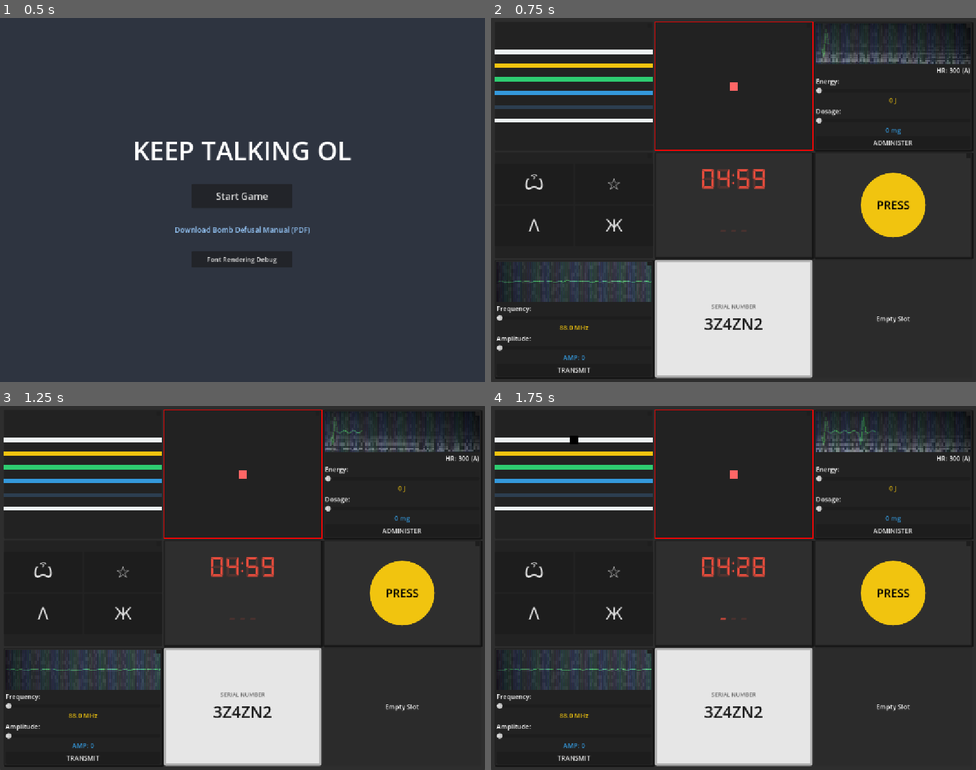
Above: before the commit, frames 1-4 (two rows, left to right).
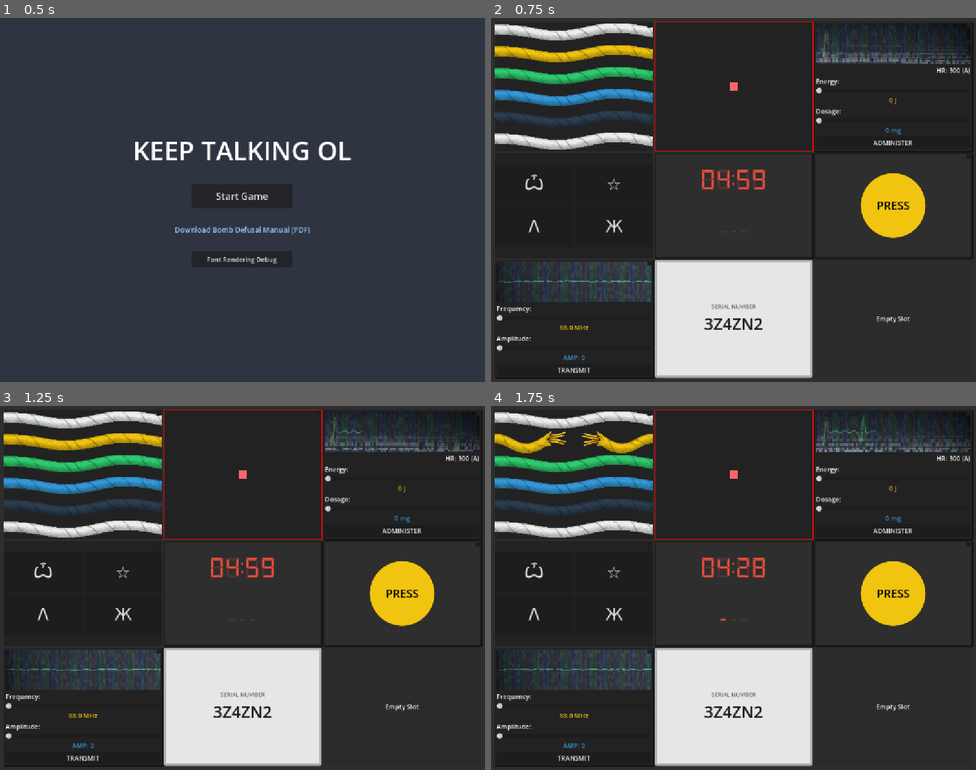
Above: after the commit, the same moments.

Repository: yutianzhe30/KeepTalkingOL
Game: Godot game, scene res://Scenes/UI/MainMenu.tscn
The game is run twice, just before and just after one commit, with the same random seed, the same clock (stepped at 60 frames per second) and the same inputs.
Inputs (mouse positions are in pixels of both pictures, inside the frame that each line leads up to):
- Up to frame 1 (0.5 s): no input
- Up to frame 2 (0.75 s): click "Start Game" at 0.5 s
- Up to frame 3 (1.25 s): no input
- Up to frame 4 (1.75 s): click (573, 438) at 1.27 s

Frame 1 is identical in both runs. In frame 2, 6.9% of the frame differs, in the area x 0-100%, y 1-61%; in frame 3, 6.9%; in frame 4, 6.9%.

Commit message:
update asset & wire

Diff:
--- a/Scenes/Modules/Wire.tscn
+++ b/Scenes/Modules/Wire.tscn
@@ -1,9 +1,9 @@
-[gd_scene format=3 uid="uid://c8j8k2l1m3n4"]
+[gd_scene load_steps=2 format=3 uid="uid://c8j8k2l1m3n4"]
 
 [ext_resource type="Script" path="res://Scripts/Modules/Wire.gd" id="1_wire_script"]
 
 [node name="Wire" type="Control"]
-custom_minimum_size = Vector2(0, 30)
+custom_minimum_size = Vector2(0, 50)
 layout_mode = 3
 anchors_preset = 14
 anchor_top = 0.5
@@ -14,32 +14,18 @@
 size_flags_horizontal = 3
 script = ExtResource("1_wire_script")
 
-[node name="ColorRect" type="ColorRect" parent="."]
+[node name="WireVisual" type="TextureRect" parent="."]
 layout_mode = 1
 anchors_preset = 14
 anchor_top = 0.5
 anchor_right = 1.0
 anchor_bottom = 0.5
-offset_top = -5.0
-offset_bottom = 5.0
+offset_top = -25.0
+offset_bottom = 25.0
 grow_horizontal = 2
 grow_vertical = 2
-
-[node name="CutOverlay" type="ColorRect" parent="."]
-visible = false
-layout_mode = 1
-anchors_preset = 8
-anchor_left = 0.5
-anchor_top = 0.5
-anchor_right = 0.5
-anchor_bottom = 0.5
-offset_left = -10.0
-offset_top = -10.0
-offset_right = 10.0
-offset_bottom = 10.0
-grow_horizontal = 2
-grow_vertical = 2
-color = Color(0, 0, 0, 1)
+expand_mode = 1
+stretch_mode = 5
 
 [node name="Button" type="Button" parent="."]
 layout_mode = 1
--- a/Scripts/Modules/Wire.gd
+++ b/Scripts/Modules/Wire.gd
@@ -2,17 +2,32 @@
 
 signal wire_cut(wire_instance)
 
-@onready var wire_visual = $ColorRect
-@onready var cut_overlay = $CutOverlay
+@onready var wire_visual = $WireVisual
 @onready var button = $Button
 
 var is_cut: bool = false
+var is_interactable: bool = true
 var wire_color: Color = Color.RED
+
+var tex_wire = preload("res://Assets/Pic/Wire.png")
+var tex_wire_cut = preload("res://Assets/Pic/Wire_Cut.png")
+var shader = preload("res://Shaders/WireColor.gdshader")
+
+func set_interactable(enabled: bool):
+	is_interactable = enabled
+	button.disabled = !enabled
 
 func setup(color: Color):
 	wire_color = color
-	wire_visual.color = color
-	cut_overlay.visible = false
+
+	wire_visual.texture = tex_wire
+
+	var mat = ShaderMaterial.new()
+	mat.shader = shader
+	mat.set_shader_parameter("paint_color", color)
+	mat.set_shader_parameter("grayscale_threshold", 0.15)
+
+	wire_visual.material = mat
 
 func _on_button_pressed():
 	if not is_cut:
@@ -20,7 +35,12 @@
 
 func cut_wire():
 	is_cut = true
-	cut_overlay.visible = true
-	# Visual feedback for cut (e.g., make it transparent or show the break)
-	# For now, we put a black box in the middle (CutOverlay)
+
+	# The cut image is slightly taller (169px) than the uncut image (147px), although both have the same width (1181px).
+	# To ensure the wire doesn't appear to shrink horizontally, we slightly expand the TextureRect height.
+	var scale_factor = 169.0 / 147.0
+	wire_visual.offset_top = -25.0 * scale_factor
+	wire_visual.offset_bottom = 25.0 * scale_factor
+
+	wire_visual.texture = tex_wire_cut
 	emit_signal("wire_cut", self)
--- a/Scripts/Modules/WireModule.gd
+++ b/Scripts/Modules/WireModule.gd
@@ -142,7 +142,7 @@
 	return "Wire Module: Puz=%s -> Cut wire index %d (1-indexed: %d)" % [str(wire_colors), solution_index, solution_index + 1]
 
 func _on_wire_cut(wire_instance):
-	if state == ModuleState.SOLVED or state == ModuleState.FAILED:
+	if state == ModuleState.SOLVED:
 		return
 
 	var index = wires.find(wire_instance)
@@ -153,6 +153,11 @@
 	if index == solution_index:
 		print("Correct wire cut!")
 		solve()
+		_disable_all_wires()
 	else:
 		print("Wrong wire! Strike!")
 		strike()
+
+func _disable_all_wires():
+	for w in wires:
+		w.set_interactable(false)
--- a/Scripts/Modules/WireShaderTest.gd
+++ b/Scripts/Modules/WireShaderTest.gd
@@ -26,9 +26,8 @@
 func _create_wire_rect(tex: Texture2D, color: Color) -> TextureRect:
 	var rect = TextureRect.new()
 	rect.texture = tex
-	rect.expand_mode = TextureRect.EXPAND_IGNORE_SIZE
 	rect.stretch_mode = TextureRect.STRETCH_KEEP_ASPECT_CENTERED
-	rect.custom_minimum_size = Vector2(400, 50)
+	rect.custom_minimum_size = Vector2(100, 30)
 
 	var mat = ShaderMaterial.new()
 	mat.shader = shader
Binary file added: Assets/Gemini_Generated_Image_eme5v5eme5v5eme5.png
Not shown, added: Assets/Gemini_Generated_Image_eme5v5eme5v5eme5.png.import
Binary file added: Assets/Pic/Wire.png
Not shown, added: Assets/Pic/Wire.png.import
Binary file added: Assets/Pic/Wire_Cut.png
Not shown, added: Assets/Pic/Wire_Cut.png.import
Not shown, removed: Assets/Shaders/WireColor.gdshader.uid
Not shown, added: Scripts/Modules/WireShaderTest.gd.uid
Renamed: Assets/Shaders/WireColor.gdshader -> Shaders/WireColor.gdshader
Not shown, added: Shaders/WireColor.gdshader.uid
Not shown, changed: AGENTS.md
Not shown, changed: Export/KTOL.html
(and 2 more such lines)
